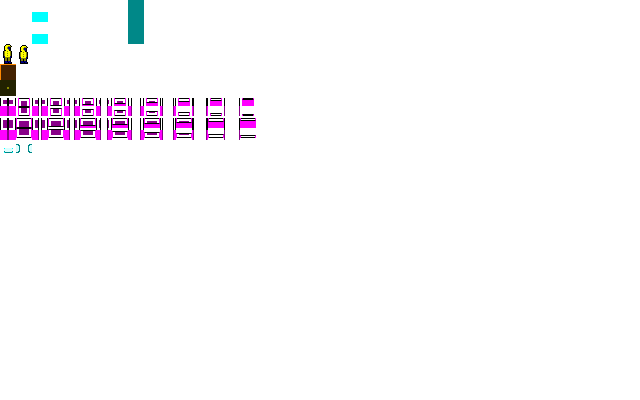
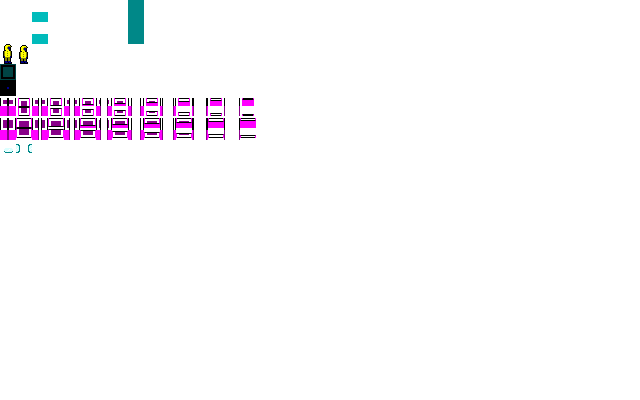
Two versions of the same layered image (640x400). Layer-by-layer changes:
painted on "WindowTop" over [16, 148, 32, 150]
painted on "WindowFront" over [4, 148, 13, 153]
painted on "OuterFloor" over [0, 80, 16, 96]
painted on "InnerFloor" over [0, 64, 16, 80]
painted on "OuterWall #1" over [32, 34, 48, 44]
painted on "InnerWall" over [32, 12, 48, 22]
